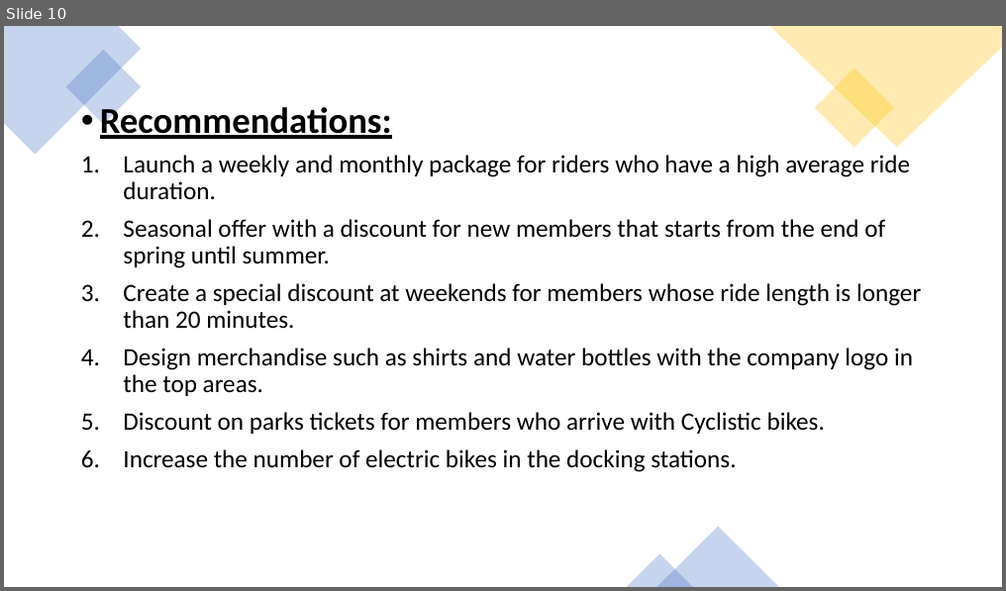
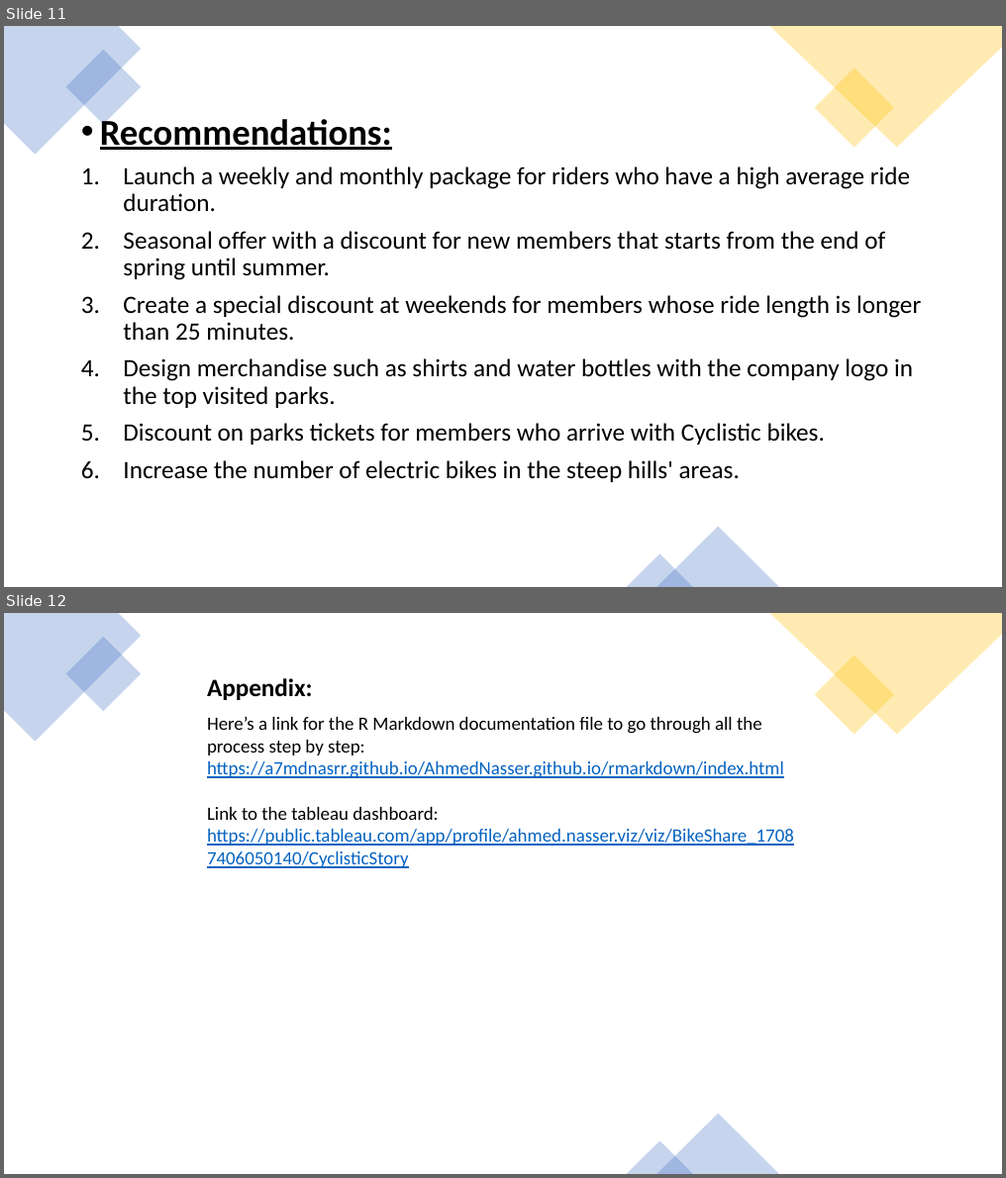
Before and after one commit to a7mdNasrr/Cyclistic-bike-share, a slide deck: Bike Share Presentation.pptx. Shown one above the other, each under a label of ours: slide 10 before the commit, slides 11 and 12 after it. The pictures are 1006x591 and 1006x1178 pixels, drawn with LibreOffice and Linux fonts; fonts in the diff are those of the drawing. Boxes give left, top, right and bottom in pixels: in the first picture for what was removed or moved away, otherwise in the second. Text is boxed around its words. In the diff, an @@ line names an element or a change of style, - is before the commit and + after.

```diff
--- a/Bike Share Presentation.pptx
+++ b/Bike Share Presentation.pptx
@@ slide 12 added at (4, 613, 1002, 1174), background #FFFFFF @@
@@ freeform shape added at (4, 613, 141, 742), fill #4472C4 at 30% opacity @@
@@ rectangle added at (66, 637, 142, 712), fill #4472C4 at 30% opacity @@
@@ freeform shape added at (770, 613, 1002, 735), fill #FFC000 at 30% opacity @@
@@ rectangle added at (815, 656, 894, 735), fill #FFC000 at 30% opacity @@
@@ text added at (207, 678, 794, 868), 18 pt, text #0563C1, underline @@
+Appendix:
+Here’s a link for the R Markdown documentation file to go through all the process step by step:
+https://a7mdnasrr.github.io/AhmedNasser.github.io/rmarkdown/index.html
+Link to the tableau dashboard: https://public.tableau.com/app/profile/ahmed.nasser.viz/viz/BikeShare_17087406050140/CyclisticStory
@@ triangle added at (656, 1114, 779, 1174), fill #4472C4 at 30% opacity @@
@@ triangle added at (627, 1142, 693, 1174), fill #4472C4 at 30% opacity @@
@@ what was slide 10 is now slide 11 @@
@@ slide 11 changed as well @@
@@ text "Recommendations:": place and size @@
-text "Recommendations:" at (100, 102, 921, 472)
+text "Recommendations:" at (100, 114, 921, 482)
@@ text at (123, 295, 921, 408): text changed @@
-3. Create a special discount at weekends for members whose ride length is longer than 20 minutes.
-4. Design merchandise such as shirts and water bottles with the company logo in the top areas.
+3. Create a special discount at weekends for members whose ride length is longer than 25 minutes.
+4. Design merchandise such as shirts and water bottles with the company logo in the top visited parks.
@@ text at (123, 461, 740, 482): text changed @@
-6. Increase the number of electric bikes in the docking stations.
+6. Increase the number of electric bikes in the steep hills' areas.
```
Also in this commit, not shown: 9 other slides changed, 2 other slides added, 2 other files.
